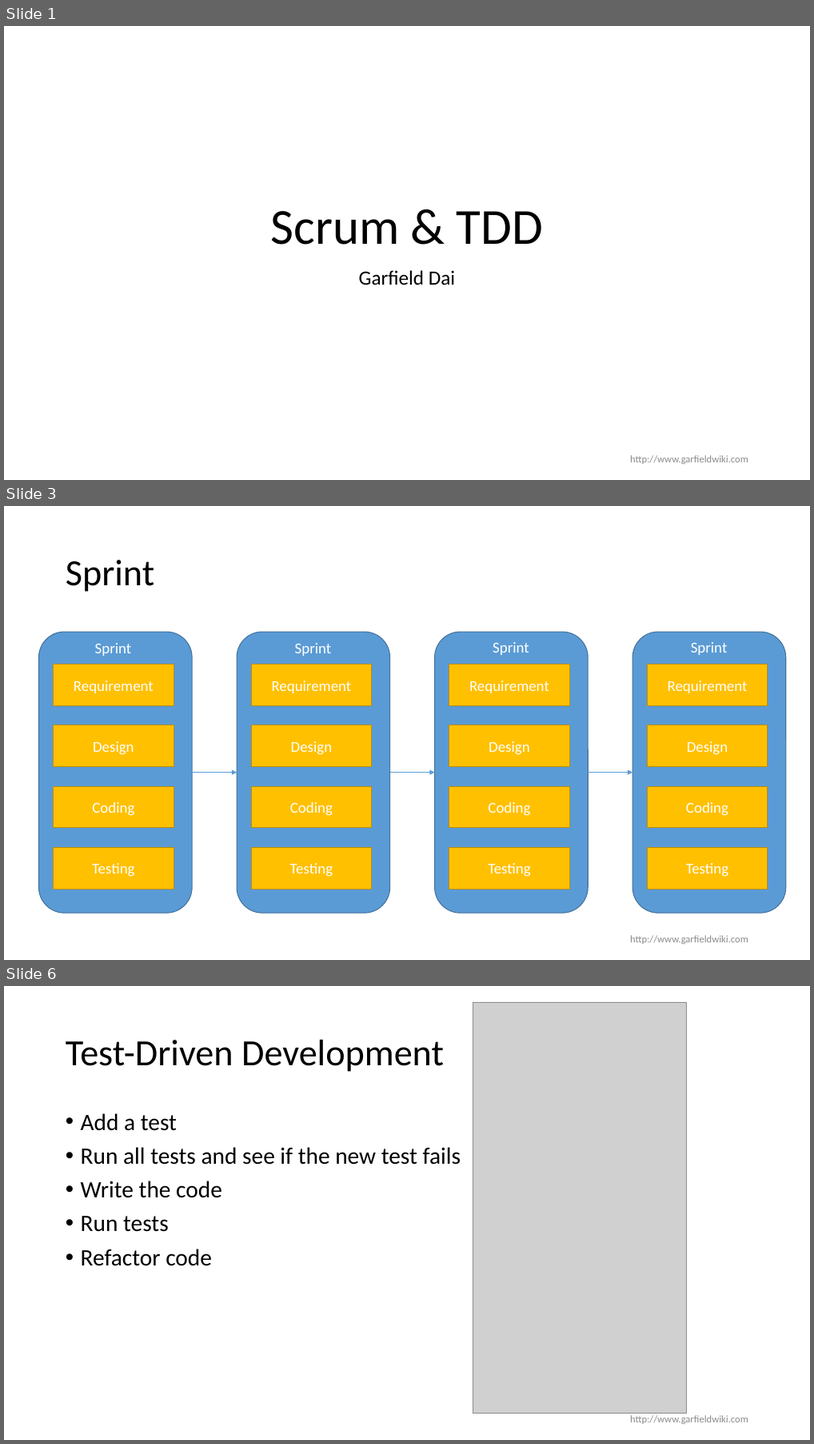
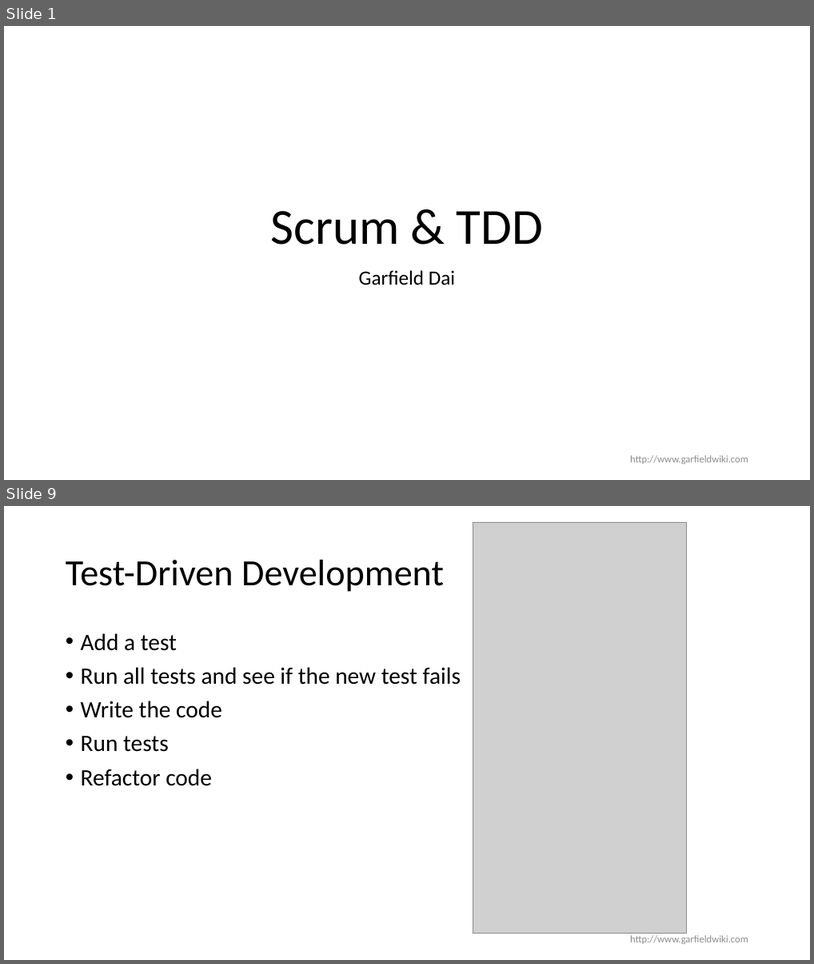
Before and after one commit to GarfieldDai/presentation, a slide deck: agile/SCRUM-TDD.pptx. Shown one above the other, each under a label of ours: slides 1, 3 and 6 before the commit, slides 1 and 9 after it; the slides between them are not shown. The pictures are 814x1444 and 814x964 pixels, drawn with LibreOffice and Linux fonts; fonts in the diff are those of the drawing; grey boxes stand for pictures; background and template pictures are left out. Boxes give left, top, right and bottom in pixels: in the first picture for what was removed or moved away, otherwise in the second. Text is boxed around its words. In the diff, an @@ line names an element or a change of style, - is before the commit and + after.

```diff
--- a/agile/SCRUM-TDD.pptx
+++ b/agile/SCRUM-TDD.pptx
@@ slide 3 removed at (4, 506, 810, 960), background #FFFFFF @@
@@ title removed at (66, 560, 154, 592) @@
-Sprint
@@ text removed at (95, 643, 132, 656) @@
-Sprint
@@ text removed at (295, 643, 332, 656) @@
-Sprint
@@ text removed at (493, 642, 530, 655) @@
-Sprint
@@ text removed at (691, 642, 728, 655) @@
-Sprint
@@ arrow removed from (192, 772) to (237, 772) @@
@@ arrow removed from (390, 772) to (434, 772) @@
@@ arrow removed from (588, 772) to (633, 772) @@
@@ group removed at (39, 632, 193, 912): 4 rectangles, 1 rounded rectangle @@
-Requirement
-Design
-Coding
-Testing
@@ group removed at (237, 632, 390, 912): 4 rectangles, 1 rounded rectangle @@
-Requirement
-Design
-Coding
-Testing
@@ group removed at (434, 632, 588, 912): 4 rectangles, 1 rounded rectangle @@
-Requirement
-Design
-Coding
-Testing
@@ group removed at (633, 632, 787, 912): 4 rectangles, 1 rounded rectangle @@
-Requirement
-Design
-Coding
-Testing
@@ text removed at (630, 935, 749, 944) @@
-http://www.garfieldwiki.com
@@ what was slide 6 is now slide 9 @@
```
Also in this commit, not shown: 4 slides changed, 3 slides added.
